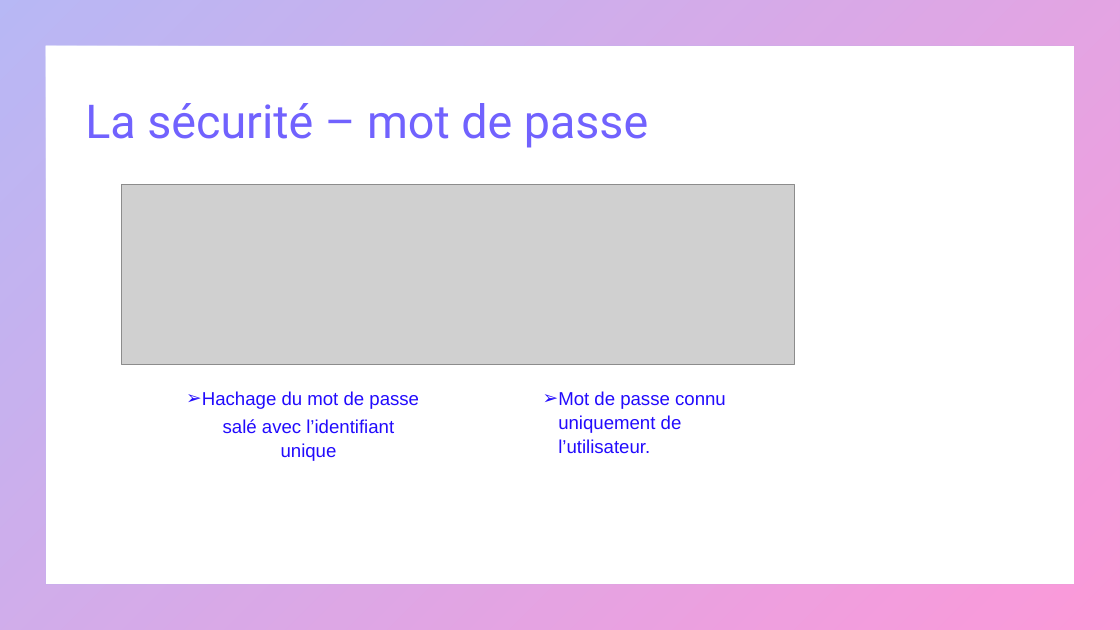
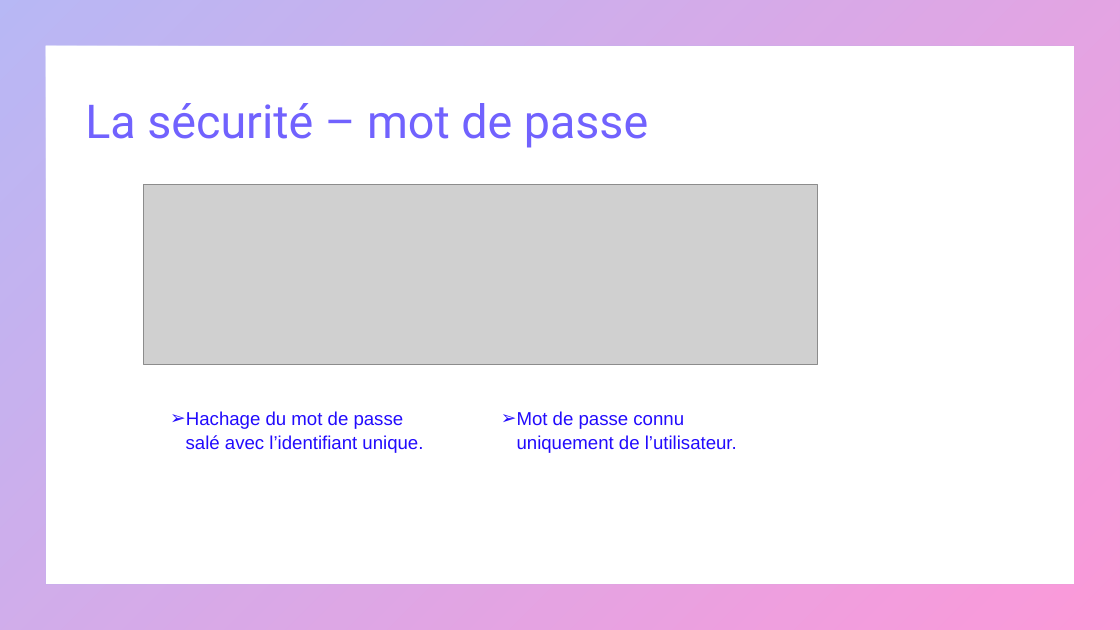
Before and after one commit to mapette/sos_immo_backend, a slide deck: slide 14 of doc/présentation V4.pptx. Drawn at 1120x630 pixels with LibreOffice and Linux fonts; fonts in the diff are those of the drawing; grey boxes stand for pictures. Boxes give left, top, right and bottom in pixels: in the first picture for what was removed or moved away, otherwise in the second. Text is boxed around its words. In the diff, an @@ line names an element or a change of style, - is before the commit and + after.

```diff
--- a/doc/présentation V4.pptx
+++ b/doc/présentation V4.pptx
@@ picture: place and size @@
-picture at [121, 184, 795, 364]
+picture at [144, 184, 818, 364]
@@ text "Hachage du mot de passe": place and size @@
-text "Hachage du mot de passe" at [202, 391, 419, 409]
+text "Hachage du mot de passe" at [186, 411, 404, 429]
@@ text "Mot de passe connu uniquement ..." rewrapped from [558, 391, 726, 453] to [517, 411, 737, 453] @@
@@ text at [186, 435, 423, 453]: text changed @@
-salé avec l’identifiant unique
+salé avec l’identifiant unique.
```
Also in this commit, not shown: 6 other slides changed, 4 slides added, 2 other files.
